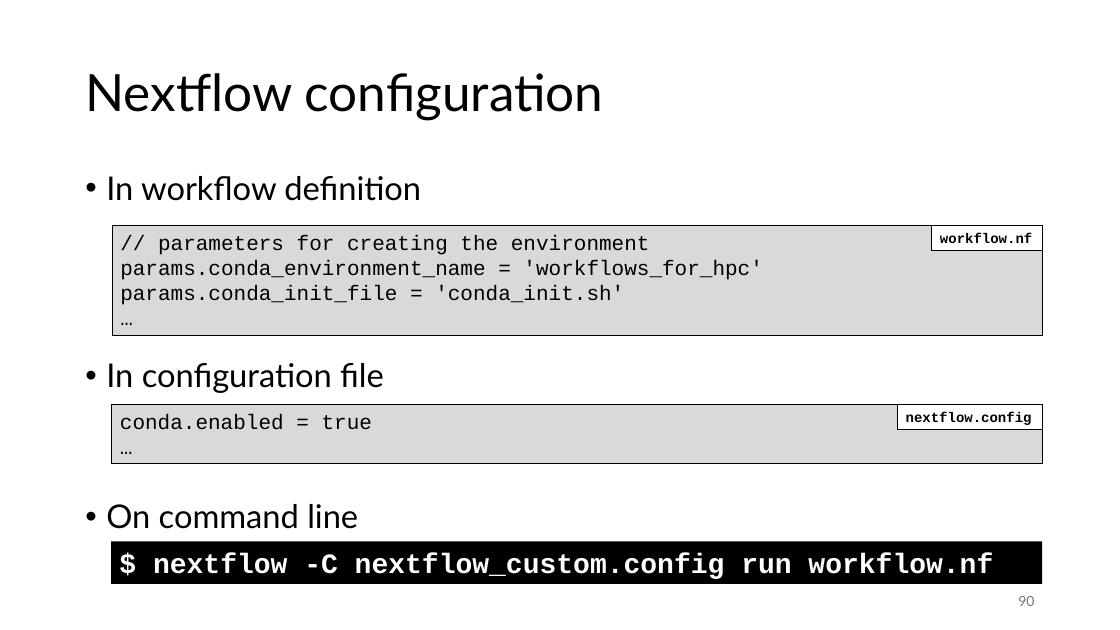
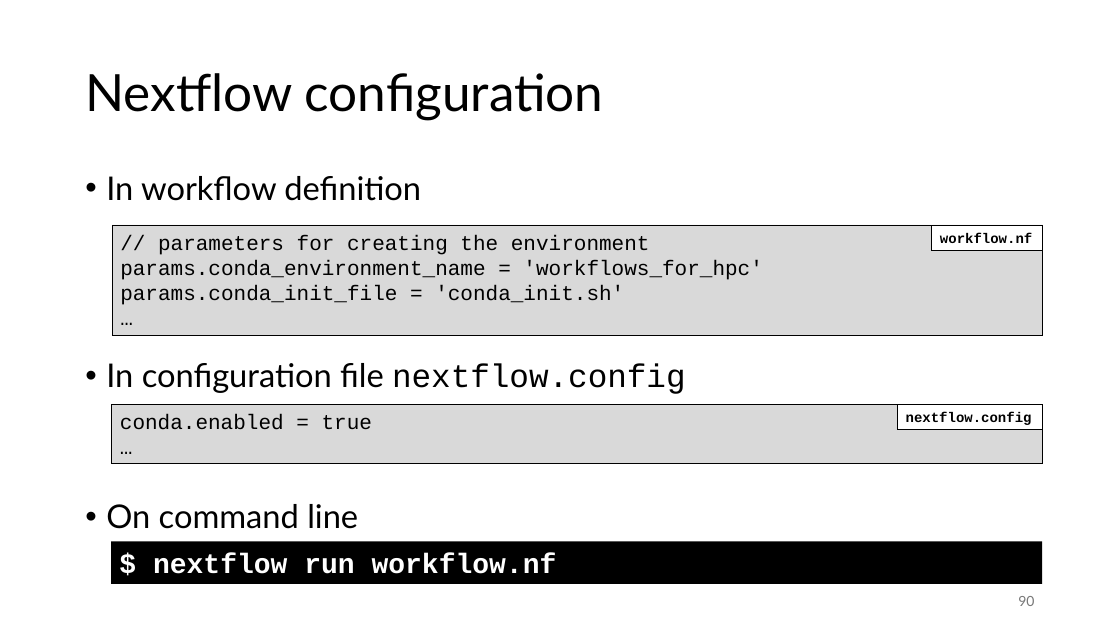
Before and after one commit to gjbex/Workflows-for-HPC, a slide deck: slide 90 of workflow_for_HPC.pptx. Drawn at 1120x630 pixels with LibreOffice and Linux fonts; fonts in the diff are those of the drawing. Boxes give left, top, right and bottom in pixels: in the first picture for what was removed or moved away, otherwise in the second. Text is boxed around its words. In the diff, an @@ line names an element or a change of style, - is before the commit and + after.

Commit message:
Add remark on profiles in config files

```diff
--- a/workflow_for_HPC.pptx
+++ b/workflow_for_HPC.pptx
@@ text at (x1=106, y1=363, x2=686, y2=394): text changed @@
-• In configuration file
+• In configuration file nextflow.config
@@ text in rectangle at (x1=153, y1=553, x2=557, y2=574): text changed @@
-$ nextflow -C nextflow_custom.config run workflow.nf
+$ nextflow run workflow.nf
```
Also in this commit, not shown: 1 other slide changed.
